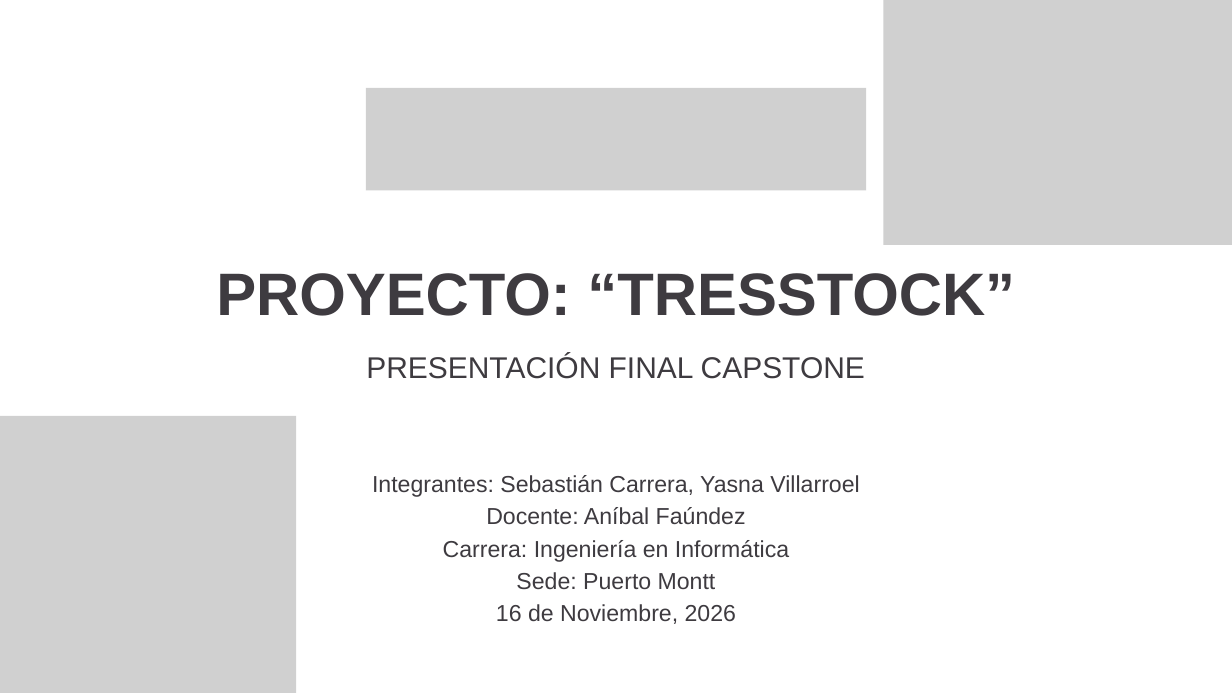
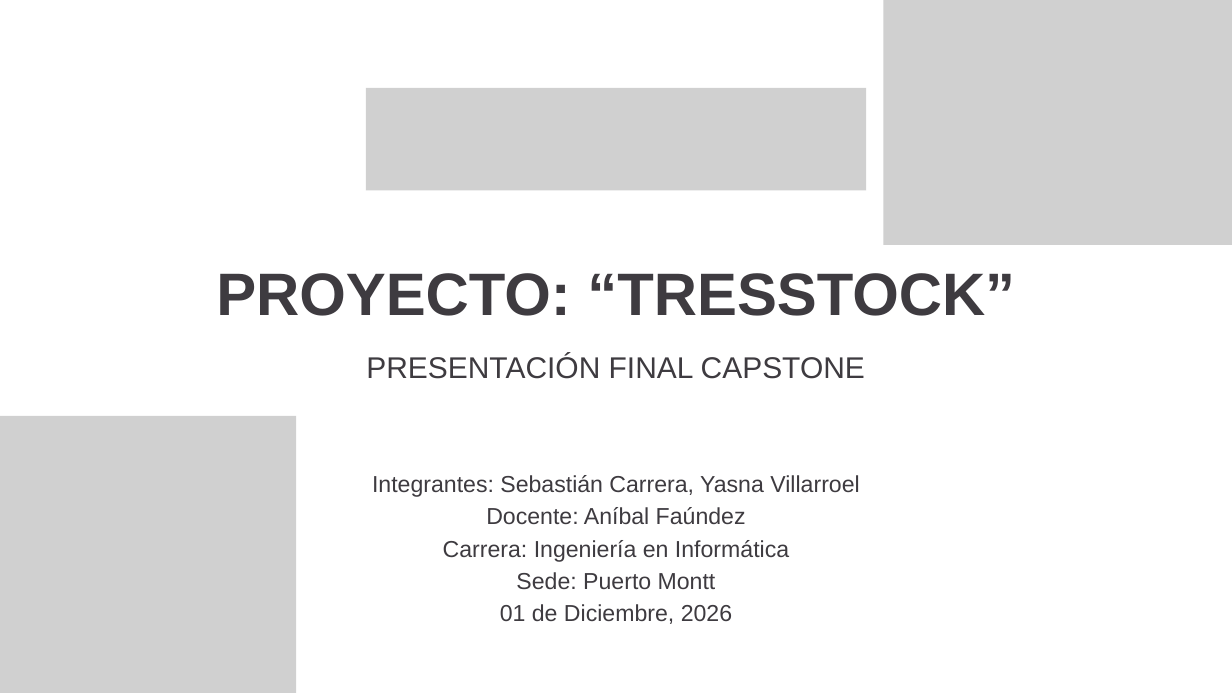
Before and after one commit to yasvillarroel/TresStock_, a slide deck: slide 1 of Fase 3/Evidencias grupales/Presentación Final del proyecto (Español).pptx. Drawn at 1232x693 pixels with LibreOffice and Linux fonts; fonts in the diff are those of the drawing; grey boxes stand for pictures. Boxes give left, top, right and bottom in pixels: in the first picture for what was removed or moved away, otherwise in the second. Text is boxed around its words. In the diff, an @@ line names an element or a change of style, - is before the commit and + after.

```diff
--- a/Fase 3/Evidencias grupales/Presentación Final del proyecto (Español).pptx
+++ b/Fase 3/Evidencias grupales/Presentación Final del proyecto (Español).pptx
@@ text at [500, 604, 732, 624]: text changed @@
-16 de Noviembre, 2026
+01 de Diciembre, 2026
```
Also in this commit, not shown: 3 other files.
